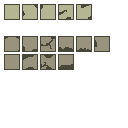
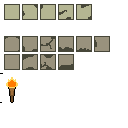
Comparing the layer stacks of the two w=128, h=128 images. Changes:
added layer "farol" above "pared9" over <box>0,73,18,103</box>
